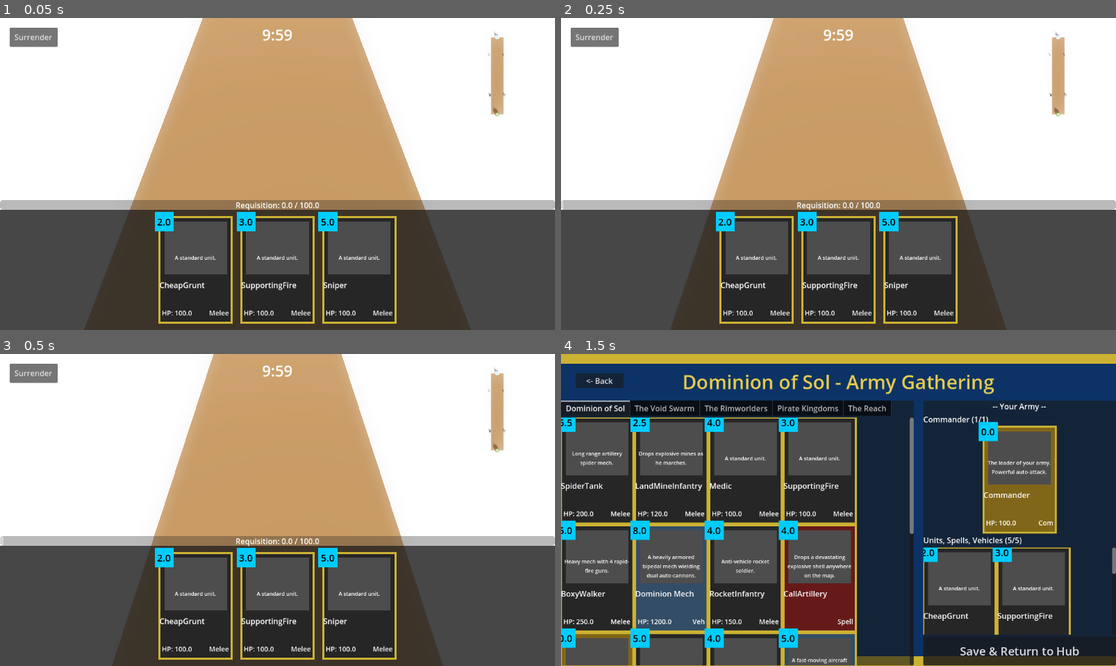
Above: before the commit, frames 1-4 (two rows, left to right).
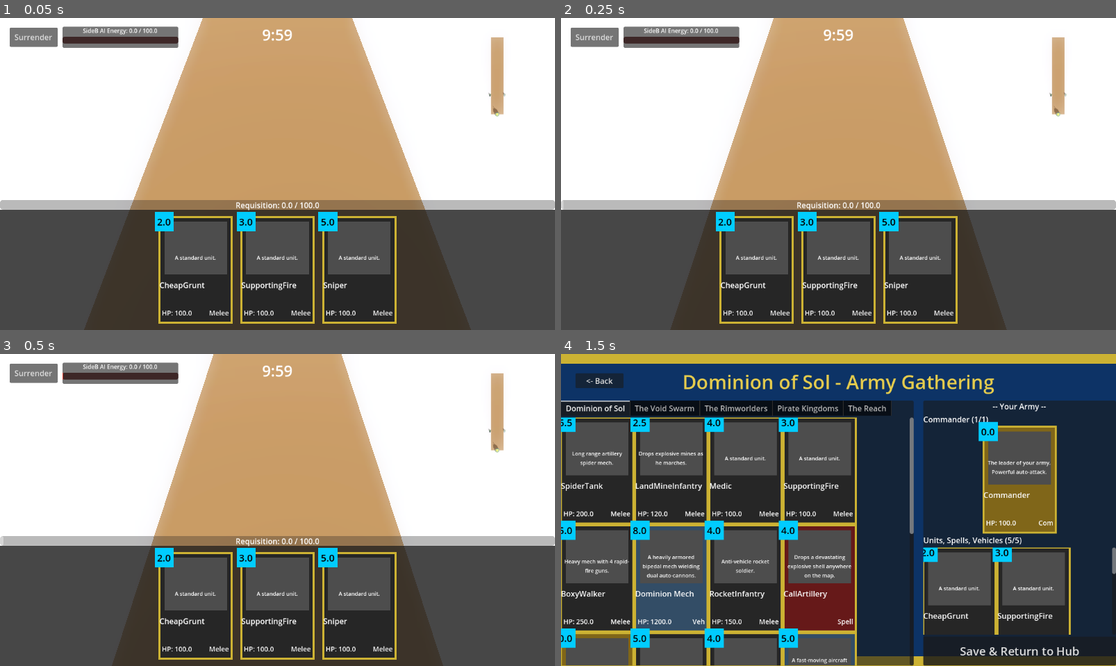
Above: after the commit, the same moments.

Repository: geoffbradford96/UBB_v4
Game: Godot game, scene res://Scenes/Arena_4P.tscn
The game is run twice, just before and just after one commit, with the same random seed, the same clock (stepped at 60 frames per second) and the same inputs. This scene is started directly instead of the project's main scene.
Inputs:
- Up to frame 1 (0.05 s): no input
- Up to frame 2 (0.25 s): no input
- Up to frame 3 (0.5 s): no input
- Up to frame 4 (1.5 s): click "Surrender" at 0.5 s; click "Deck Making (Army Gathering)" at 1.25 s

The runs differ from the first frame. In frame 1, 1.4% of the frame differs, in the area x 11-91%, y 2-13%; in frame 2, 1.4%; in frame 3, 1.4%; in frame 4, nothing differs.
Error after the commit: Invalid access to property or key 'ai_profile' on a base object of type 'Node (BotAI)'. (res://Scripts/ArenaManager.gd:454)

Commit message:
Unify AI energy system with player: integrate profile decks, live energy HUD, and fix editor reload warnings

Diff:
--- a/Scripts/ArenaManager.gd
+++ b/Scripts/ArenaManager.gd
@@ -45,7 +45,6 @@
         var is_4p = (GameState.current_mode == "LOCAL_SPLIT_4P" or GameState.map_selected == "Arena_4P.tscn")
         var is_6p = (GameState.map_selected == "Arena_6P.tscn")
         var p_count = 6 if is_6p else (4 if is_4p else 2)
-        var teams = ["SideA", "SideB", "SideC", "SideD", "SideE", "SideF"]
         var profiles = ["Player1", "Guest1", "Guest2", "Guest3", "Guest4", "Guest5"]
 
         if original_ui: original_ui.get_parent().remove_child(original_ui)
@@ -106,7 +105,8 @@
         var pstate = LocalPlayerState.new()
         pstate.p_id = 1
         pstate.profile = "Player1"
-        pstate.team = "SideA" if multiplayer.is_server() else "SideB"
+        var is_srv = multiplayer.is_server() if multiplayer.has_multiplayer_peer() else true
+        pstate.team = "SideA" if is_srv else "SideB"
         pstate.ui = original_ui
         pstate.cam = original_cam
         if pstate.ui: pstate.ui.connect("ui_card_selected", Callable(self, "_on_ui_card_selected"))
@@ -125,7 +125,7 @@
     if GameState.current_mode == "AI_VS_AI":
         start_bot_idx = 0
         if players.size() > 0 and players[0].ui:
-            players[0].ui.visible = false
+            players[0].ui.visible = true # Keep spectator match UI visible!
 
     var teams_for_ai = []
     if is_6p_mode:
@@ -141,19 +141,28 @@
     if GameState.current_mode.begins_with("ONLINE"):
         return # Do not spawn AIs in online PvP matches!
 
+    var profiles_for_slots = ["Player1", "Guest1", "Guest2", "Guest3", "Guest4", "Guest5"]
     for i in range(start_bot_idx, total_slots):
         var bot = BotAI.new()
         bot.my_team = teams_for_ai[i]
+        bot.profile = profiles_for_slots[i] if i < profiles_for_slots.size() else "Guest1"
 
         # Pick enemy team
         bot.enemy_team = "SideB" if bot.my_team == "SideA" else "SideA"
 
-        if GameState.ai_difficulty == "EASY": bot.requisition_rate = 0.3
-        elif GameState.ai_difficulty == "MEDIUM": bot.requisition_rate = 0.5
-        elif GameState.ai_difficulty == "HARD": bot.requisition_rate = 0.8
+        # Base requisition rate matches player's base (0.5), balanced by difficulty
+        if GameState.ai_difficulty == "EASY":
+            bot.requisition_rate = 0.4
+            bot.think_interval = 1.3
+        elif GameState.ai_difficulty == "MEDIUM":
+            bot.requisition_rate = 0.5
+            bot.think_interval = 1.0
+        elif GameState.ai_difficulty == "HARD":
+            bot.requisition_rate = 0.6
+            bot.think_interval = 0.7
 
         add_child(bot)
-        print("Spawned BotAI for ", bot.my_team)
+        print("Spawned BotAI for ", bot.my_team, " with profile ", bot.profile)
 
     if GameState.game_mode == "KOTH":
         var timer = Timer.new()
@@ -200,19 +209,40 @@
     _update_timer_ui()
     _animate_faction_structures(delta)
 
-    for p in players:
-        var player_towers = 0
-        for z in get_tree().get_nodes_in_group(p.team):
-            if "Tower" in z.name: player_towers += 1
-
-        var initial = initial_towers_per_team.get(p.team, 2)
-        var dynamic_rate = requisition_rate + ((initial - player_towers) * (1.0 / max(1.0, float(initial))))
-        if p.req < max_requisition:
-            p.req += dynamic_rate * delta
-            if p.req > max_requisition: p.req = max_requisition
-
-        if p.ui:
-            p.ui.update_requisition(p.req, max_requisition)
+    if GameState.current_mode == "AI_VS_AI" and players.size() > 0 and players[0].ui:
+        var bot_a: BotAI = null
+        var bot_b: BotAI = null
+        for b in get_children():
+            if b is BotAI:
+                if b.my_team == "SideA" and bot_a == null: bot_a = b
+                elif b.my_team != "SideA" and bot_b == null: bot_b = b
+        if bot_a:
+            players[0].ui.update_requisition(bot_a.current_requisition, bot_a.max_requisition)
+        if bot_b:
+            players[0].ui.update_enemy_requisition(bot_b.current_requisition, bot_b.max_requisition, bot_b.my_team)
+    else:
+        for p in players:
+            var player_towers = 0
+            for z in get_tree().get_nodes_in_group(p.team):
+                if "Tower" in z.name: player_towers += 1
+
+            var initial = initial_towers_per_team.get(p.team, 2)
+            var dynamic_rate = requisition_rate + ((initial - player_towers) * (1.0 / max(1.0, float(initial))))
+            if p.req < max_requisition:
+                p.req += dynamic_rate * delta
+                if p.req > max_requisition: p.req = max_requisition
+
+            if p.ui:
+                p.ui.update_requisition(p.req, max_requisition)
+                # Find opposing bot or player to update enemy requisition display
+                var enemy_req = 0.0
+                var enemy_name = "Enemy AI"
+                for b in get_children():
+                    if b is BotAI and b.my_team != p.team:
+                        enemy_req = b.current_requisition
+                        enemy_name = b.my_team + " AI"
+                        break
+                p.ui.update_enemy_requisition(enemy_req, max_requisition, enemy_name)
 
 func _on_ui_card_selected(card_ui, ui_instance):
     var p = _get_player_by_ui(ui_instance)
--- a/Scripts/BotAI.gd
+++ b/Scripts/BotAI.gd
@@ -10,33 +10,31 @@
 var discard: Array = []
 
 var think_timer: float = 0.0
-var think_interval: float = 2.0
+var think_interval: float = 1.0
 var active_commander: Node3D = null
 
 @export var my_team: String = "SideB"
 @export var enemy_team: String = "SideA"
 
-var ai_profile: String = ""
+var profile: String = ""
 
 func _ready():
-	var profiles = ["Void Charcon", "Dominion Planet Commander", "Mixed Hordes of the Unknown Realm", "The Great Beast Speaker", "The Scrap Pirate King", "The Reach Queen"]
-	ai_profile = profiles.pick_random()
-	print(my_team + " is playing as: " + ai_profile)
-
-	if ai_profile == "Void Charcon":
-		deck = generate_themed_deck("Void")
-	elif ai_profile == "Dominion Planet Commander":
-		deck = generate_themed_deck("Dominion")
-	elif ai_profile == "The Great Beast Speaker":
-		deck = generate_themed_deck("Rimworlders")
-	elif ai_profile == "The Scrap Pirate King":
-		deck = generate_themed_deck("Pirates")
-	elif ai_profile == "The Reach Queen":
-		deck = generate_themed_deck("The Reach")
+	# If a profile was assigned (e.g. Player1, Guest1, etc.) and has a saved deck, load it!
+	if profile != "" and GameState.player_decks.has(profile) and GameState.player_decks[profile].size() > 0:
+		deck = GameState.player_decks[profile].duplicate()
+		print(my_team + " BotAI initialized with deck from profile: " + profile)
 	else:
-		deck = generate_themed_deck("Random")
+		# Fallback: create a tailored 6-card deck (1 Commander + 5 Units/Spells)
+		var theme = "Void"
+		if my_team == "SideA": theme = "Dominion"
+		elif "Guest2" in profile or "Rimworld" in profile: theme = "Rimworlders"
+		elif "Guest3" in profile or "Pirate" in profile: theme = "Pirates"
+		elif "Guest4" in profile or "Reach" in profile: theme = "The Reach"
+		deck = generate_themed_deck(theme)
+		print(my_team + " BotAI generated standard 6-card deck for faction: " + theme)
 
 	deck.shuffle()
+	# Draw starting hand of 3 cards (identical to player hand in HandContainer)
 	draw_to_hand()
 	draw_to_hand()
 	draw_to_hand()
@@ -44,8 +42,9 @@
 func _process(delta):
 	if multiplayer.has_multiplayer_peer() and multiplayer.multiplayer_peer.get_connection_status() == MultiplayerPeer.CONNECTION_CONNECTED:
 		if not multiplayer.is_server():
-			return # Let the server handle AI thinking in online matches!
-
+			return # Let the server authority handle AI thinking in online matches!
+
+	# Unified Requisition (Energy) generation: base rate + tower catchup bonus
 	var bot_towers = 0
 	for z in get_tree().get_nodes_in_group(my_team):
 		if "Tower" in z.name:
@@ -54,6 +53,7 @@
 	var initial = 2
 	if am and am.get("initial_towers_per_team"):
 		initial = am.initial_towers_per_team.get(my_team, 2)
+
 	var dynamic_rate = requisition_rate + ((initial - bot_towers) * (1.0 / max(1.0, float(initial))))
 	if current_requisition < max_requisition:
 		current_requisition += dynamic_rate * delta
@@ -89,20 +89,24 @@
 
 	var valid_hand = []
 	for c in hand:
-		if c.card_type == "Commander" and has_commander: continue
+		if c.card_type == "Commander" and has_commander:
+			continue
 		valid_hand.append(c)
 
-	if valid_hand.is_empty(): return
-
+	if valid_hand.is_empty():
+		return
+
+	# Prioritize highest impact cards affordable with current energy
 	valid_hand.sort_custom(func(a, b): return a.cost > b.cost)
 
 	for c in valid_hand:
 		if current_requisition >= c.cost:
-			if c == valid_hand[0] or randf() > 0.5:
-				var spawn_pos = calculate_optimal_spawn(c)
-				if spawn_pos != null:
-					play_card(c, spawn_pos)
-				return
+			var spawn_pos = calculate_optimal_spawn(c)
+			if spawn_pos != null:
+				play_card(c, spawn_pos)
+				# If AI still has sufficient energy, loop to potentially play another card
+				if current_requisition < 15.0:
+					break
 
 func calculate_optimal_spawn(card: CardData):
 	if card.is_spell:
@@ -149,12 +153,11 @@
 		var side_offset = right_dir * randf_range(-5, 5)
 		target_pos += (push_dir * randf_range(5, 15)) + side_offset
 
-	# Clamp deployment to valid distance (max 25)
+	# Clamp deployment to valid distance from friendly structure (max 24.0m, matching player's 25.0m rule)
 	if target_pos.distance_to(spawn_anchor.global_position) > 24.0:
 		target_pos = spawn_anchor.global_position + (target_pos - spawn_anchor.global_position).normalized() * 24.0
 	return target_pos
 
-
 func play_card(card: CardData, target_position: Vector3):
 	current_requisition -= card.cost
 
@@ -162,7 +165,7 @@
 	var file_name = card.resource_path.get_file().trim_suffix(".tres").trim_suffix(".remap")
 	discard.append(file_name)
 
-	print(my_team, " AI played ", card.card_name, " at ", target_position)
+	print(my_team, " AI spent ", card.cost, " energy on ", card.card_name, " | Energy remaining: ", snapped(current_requisition, 0.1))
 
 	var am = get_tree().current_scene
 	if am and am.has_method("sync_spawn_card"):
@@ -213,7 +216,8 @@
 		new_deck.append(pool_commanders.pick_random())
 
 	pool_units.shuffle()
-	for i in range(min(15, pool_units.size())):
+	# Pick exactly 5 units/spells to form standard 6-card deck
+	for i in range(min(5, pool_units.size())):
 		new_deck.append(pool_units[i])
 
 	return new_deck
--- a/Scripts/InGameUI.gd
+++ b/Scripts/InGameUI.gd
@@ -30,7 +30,12 @@
 
 	var exit_btn = get_node_or_null("ExitButton")
 	if exit_btn:
+		if GameState.current_mode == "AI_VS_AI":
+			exit_btn.text = "Exit Match"
 		exit_btn.connect("pressed", Callable(self, "_on_exit_button_pressed"))
+
+	# Create top panel for Enemy / Opponent Requisition display
+	_build_enemy_req_ui()
 
 	crosshair = ColorRect.new()
 	crosshair.color = Color(1, 1, 1, 0.8)
@@ -97,7 +102,56 @@
 	else:
 		get_tree().change_scene_to_file("res://Scenes/ModeHub.tscn")
 
+var enemy_req_bar: ProgressBar = null
+var enemy_req_label: Label = null
+
+func _build_enemy_req_ui():
+	var top_panel = PanelContainer.new()
+	top_panel.name = "EnemyReqPanel"
+	top_panel.offset_left = 130.0
+	top_panel.offset_top = 18.0
+	top_panel.offset_right = 370.0
+	top_panel.offset_bottom = 62.0
+
+	var vbox = VBoxContainer.new()
+	top_panel.add_child(vbox)
+
+	enemy_req_label = Label.new()
+	enemy_req_label.text = "Enemy Energy: 0 / 100"
+	enemy_req_label.horizontal_alignment = HORIZONTAL_ALIGNMENT_CENTER
+	enemy_req_label.add_theme_font_size_override("font_size", 12)
+	vbox.add_child(enemy_req_label)
+
+	enemy_req_bar = ProgressBar.new()
+	enemy_req_bar.custom_minimum_size = Vector2(230, 14)
+	enemy_req_bar.show_percentage = false
+	enemy_req_bar.max_value = 100.0
+	enemy_req_bar.value = 0.0
+
+	var style_bg = StyleBoxFlat.new()
+	style_bg.bg_color = Color(0.2, 0.1, 0.1, 0.85)
+	style_bg.corner_radius_top_left = 4; style_bg.corner_radius_top_right = 4
+	style_bg.corner_radius_bottom_left = 4; style_bg.corner_radius_bottom_right = 4
+
+	var style_fill = StyleBoxFlat.new()
+	style_fill.bg_color = Color(0.85, 0.25, 0.2)
+	style_fill.corner_radius_top_left = 4; style_fill.corner_radius_top_right = 4
+	style_fill.corner_radius_bottom_left = 4; style_fill.corner_radius_bottom_right = 4
+
+	enemy_req_bar.add_theme_stylebox_override("background", style_bg)
+	enemy_req_bar.add_theme_stylebox_override("fill", style_fill)
+	vbox.add_child(enemy_req_bar)
+
+	add_child(top_panel)
+
 func update_requisition(current: float, max_req: float):
 	req_bar.max_value = max_req
 	req_bar.value = current
-	req_label.text = "Requisition: " + str(floor(current)) + " / " + str(max_req)
+	var prefix = "SideA Energy" if GameState.current_mode == "AI_VS_AI" else "Requisition"
+	req_label.text = prefix + ": " + str(floor(current)) + " / " + str(max_req)
+
+func update_enemy_requisition(current: float, max_req: float, label_prefix: String = "Enemy"):
+	if enemy_req_bar and enemy_req_label:
+		enemy_req_bar.max_value = max_req
+		enemy_req_bar.value = current
+		enemy_req_label.text = label_prefix + " Energy: " + str(floor(current)) + " / " + str(max_req)
--- a/Scripts/RimworlderLeviathan.gd
+++ b/Scripts/RimworlderLeviathan.gd
@@ -84,8 +84,8 @@
         leg.mesh.bottom_radius = 0.8
         leg.mesh.height = 2.6
         leg.material_override = mat_hide
-        var x = (i % 2 - 0.5) * 3.6
-        var z = (i / 2 - 0.5) * 3.0
+        var x = (float(i % 2) - 0.5) * 3.6
+        var z = (float(int(i / 2.0)) - 0.5) * 3.0
         leg.position = Vector3(x, 1.3, z)
         leg.rotation_degrees.z = 12 if x < 0 else -12
         mesh_node.add_child(leg)
--- a/Scripts/VoidSpiker.gd
+++ b/Scripts/VoidSpiker.gd
@@ -38,7 +38,7 @@
     # Dorsal Crystalline Spines (2 Rows of 4 Razor Spines)
     for i in range(8):
         var side = -1.0 if (i % 2 == 0) else 1.0
-        var row = i / 2
+        var row = float(int(i / 2.0))
         var spike = MeshInstance3D.new()
         spike.mesh = CylinderMesh.new()
         spike.mesh.top_radius = 0.02
@@ -57,7 +57,8 @@
         eye.mesh.radius = 0.15
         eye.material_override = mat_eyes
         var side = -1.0 if (i % 2 == 0) else 1.0
-        eye.position = Vector3(side * (0.3 + (i / 2) * 0.25), 1.6 + (i / 2) * 0.2, -1.8)
+        var row_offset = float(int(i / 2.0))
+        eye.position = Vector3(side * (0.3 + row_offset * 0.25), 1.6 + row_offset * 0.2, -1.8)
         mesh_node.add_child(eye)
 
     # Scuttling Chitin Legs (6 Spider-like Needle Legs)
@@ -69,7 +70,7 @@
         leg.mesh.height = 2.2
         leg.material_override = mat_chitin
         var side = -1.0 if (i % 2 == 0) else 1.0
-        var row = i / 2
+        var row = float(int(i / 2.0))
         leg.position = Vector3(side * 1.4, 0.7, (row - 1.0) * 1.1)
         leg.rotation_degrees.z = side * 35.0
         mesh_node.add_child(leg)
